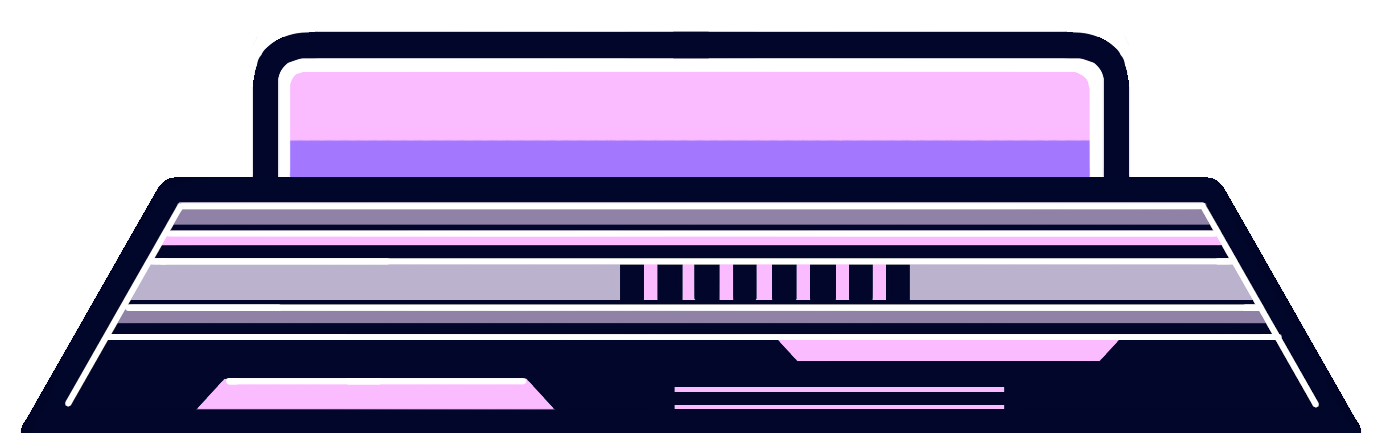
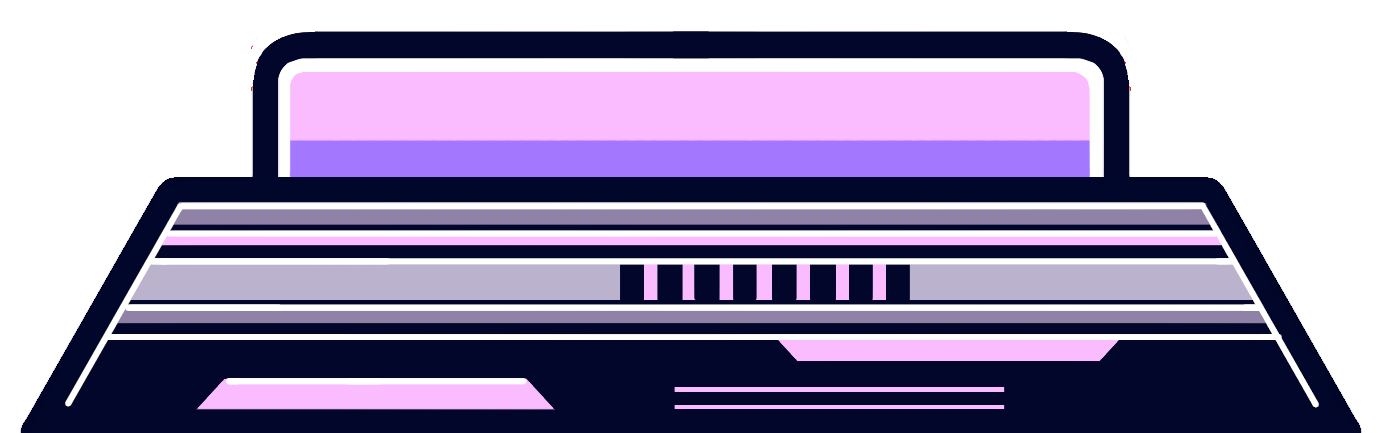
The second 1381x433 image is a revision of the first. Changes to its layers:
added layer "Floor Button Base NEW" above "Button" over left=20, top=177, right=1362, bottom=433
added layer "Floor Button NEW" over left=251, top=31, right=1131, bottom=177
